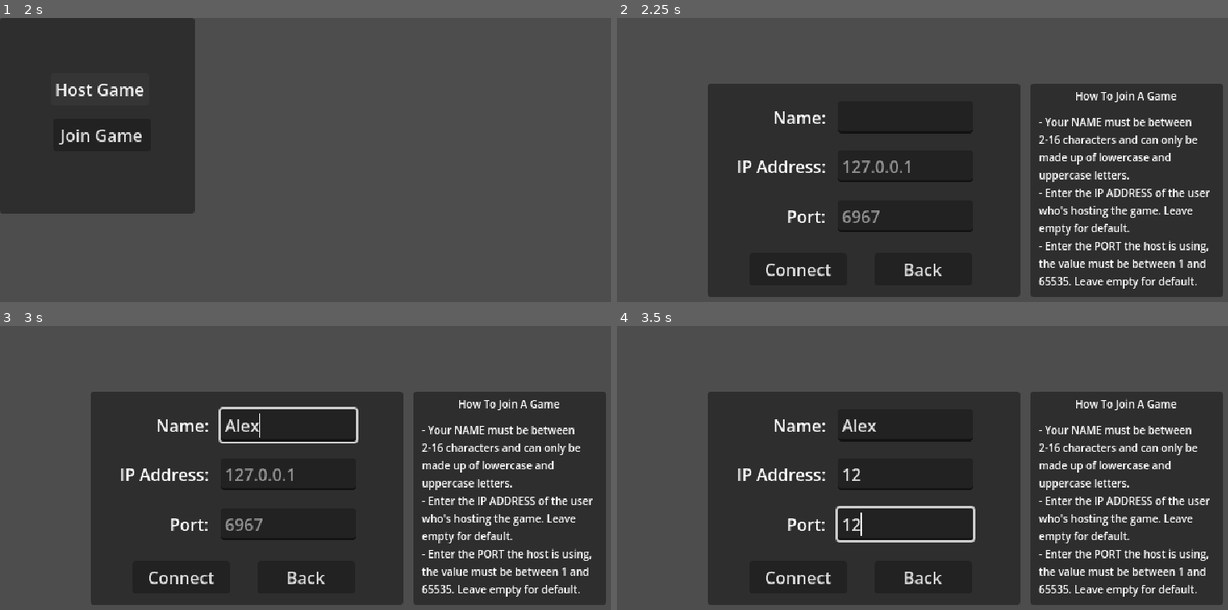
Above: before the commit, frames 1-4 (two rows, left to right).
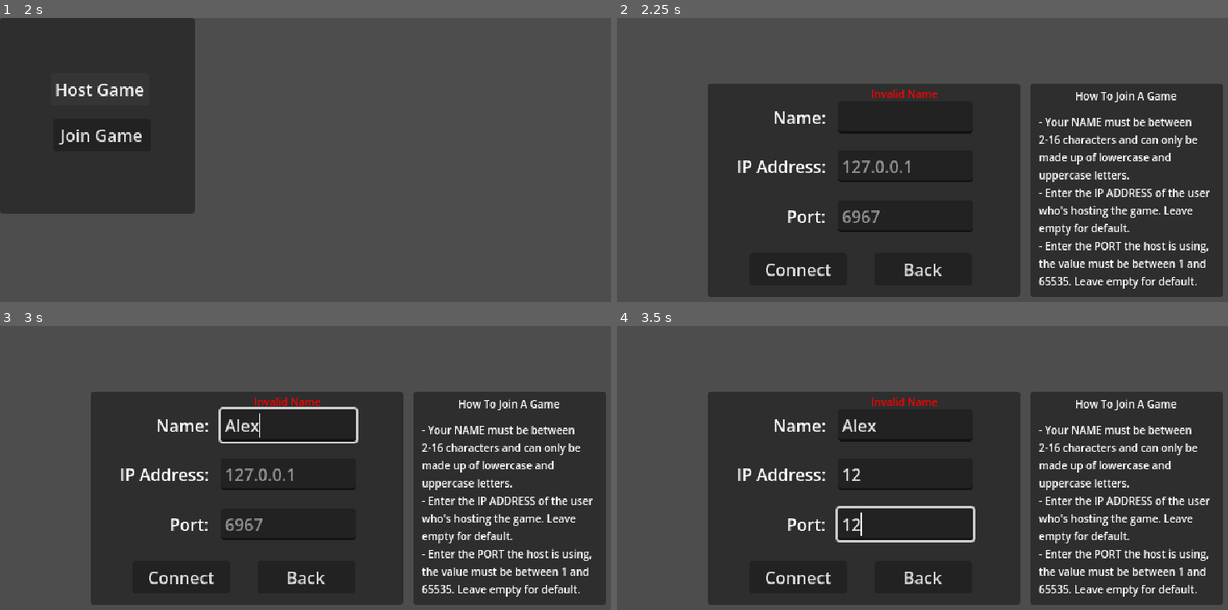
Above: after the commit, the same moments.

Repository: CUGG-2025-Puzzlers/hex-arena
Game: Godot game, scene res://scenes/title_screen.tscn
Two runs of this game, one before a commit and one after it. Both use one fixed random seed, a clock stepped at 60 frames per second and the inputs below. The project has no main scene, so this scene is started directly.
Inputs (mouse positions are in pixels of both pictures, inside the frame that each line leads up to):
- Up to frame 1 (2 s): tap Enter at 0.5 s; click "Host Game" at 1.25 s
- Up to frame 2 (2.25 s): click "Join Game" at 2 s
- Up to frame 3 (3 s): click (287, 425) at 2.77 s; type "Alex" at 2.85 s
- Up to frame 4 (3.5 s): click (904, 473) at 3 s; type "12" at 3.08 s; click (904, 524) at 3.23 s; type "12" at 3.32 s

Frame 1 is identical in both runs. In frame 2, 0.2% of the frame differs, in the area x 41-53%, y 24-29%; in frame 3, 0.2%; in frame 4, 0.2%.

Commit message:
Removed name field resets

Diff:
--- a/scripts/title_screen.gd
+++ b/scripts/title_screen.gd
@@ -101,11 +101,9 @@
 # Toggles menu visibility
 # Clears text and errors
 func _set_join_menu(open: bool) -> void:
-	_name_line_edit.text = ""
 	_ip_line_edit.text = ""
 	_port_line_edit.text = ""
 
-	_name_error_label.hide()
 	_ip_error_label.hide()
 	_port_error_label.hide()
 
